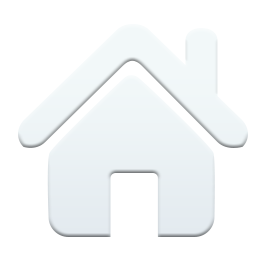
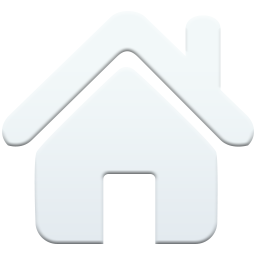
The second 256 × 256 image is a revision of the first. Changes to its layers:
added layer "Rounded Rectangle 3 copy 3" above "Rounded Rectangle 3 copy 2" over (2, 11, 254, 244)
hid "Rounded Rectangle 3 copy 2" over (18, 24, 248, 237)
